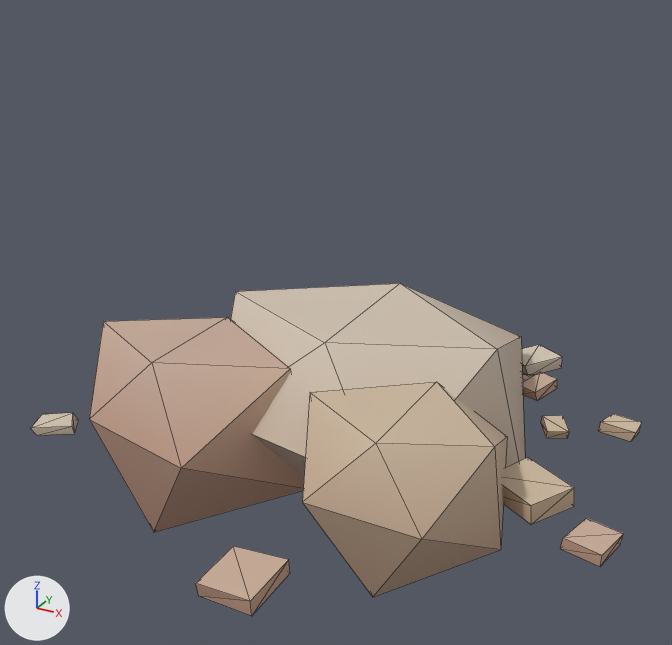
Renders of the glTF model assets/models/props/sandstone_outcrop_a.glb from each side of a commit.
One viewpoint serves both versions: a 50 mm lens placed at (1.38, -2.49, 1.63), pointed at (0.04, -0.05, 0.41). The lights are fixed; the arrows at lower left show +X, +Y and +Z. The older version comes first. Mesh edges are drawn as thin lines. Vertices at exactly the same position are counted once.

The first picture shows 'sandstone_outcrop_a'.
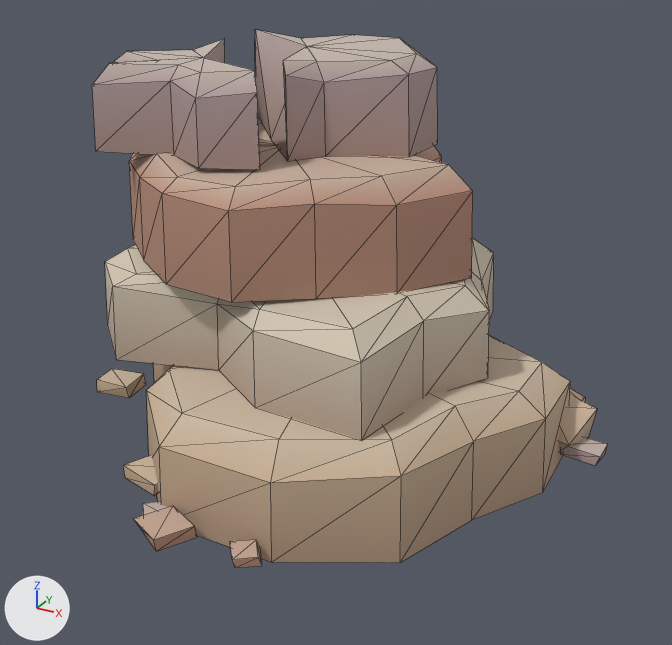
Pixel boxes [x1, y1, x2, y2] of what changed, in the pictures (672 x 645 px; the box of a moved part takes in the faces that stretch with it):
'sandstone_outcrop_a', reshaped (16% narrower, 61% taller): before [31, 283, 642, 616]; after [92, 30, 608, 568]
part 1 of me_sandstone_outcrop_a, moved or reshaped: before [196, 546, 290, 616]; after [97, 369, 146, 398]
part 2 of me_sandstone_outcrop_a, moved or reshaped: before [599, 414, 642, 441]; after [561, 437, 608, 465]
part 3 of me_sandstone_outcrop_a, moved or reshaped (not visible before): after [123, 455, 158, 496]
part 4 of me_sandstone_outcrop_a, moved or reshaped: before [560, 518, 623, 566]; after [230, 539, 262, 568]
part 5 of me_sandstone_outcrop_a, moved or reshaped (not visible before): after [143, 502, 168, 515]
part 6 of me_sandstone_outcrop_a, rebuilt (44% wider, 17% taller): before [231, 283, 525, 478]; after [146, 335, 570, 563]
part 7 of me_sandstone_outcrop_a, added: after [105, 238, 494, 441]
part 8 of me_sandstone_outcrop_a, added (brown): after [129, 124, 473, 302]
part 9 of me_sandstone_outcrop_a, added: after [255, 30, 438, 161]
part 10 of me_sandstone_outcrop_a, added: after [92, 39, 260, 170]
part 11 of me_sandstone_outcrop_a, deleted (beige): before [31, 345, 574, 597]
part 12 of me_sandstone_outcrop_a, built on: before [89, 317, 304, 532]; after [133, 506, 197, 551]
part 13 of me_sandstone_outcrop_a, added (beige): after [558, 388, 597, 452]

What changed in the scene script:
```text
Change me_sandstone_outcrop_a:
    used by ob_sandstone_outcrop_a; location = (0.0, 0.0, 0.0)
    remove me_sandstone_outcrop_a.from_pydata(...)  # 136 vertices, 190 faces; spans x -0.9..1.05, y -0.97..0.95, z -0.29..0.39
    add me_sandstone_outcrop_a.from_pydata(...)  # 261 vertices, 398 faces; spans x -0.93..0.89, y -0.86..0.82, z -0.07..1.25
    me_sandstone_outcrop_a part 1: the loose piece of 8 vertices spanning x 0.13..0.29, y -0.97..-0.76, z 0.0..0.05 is scaled about its middle by (0.839, 0.61, 1.01), then moved by (-1.03, 0.71, 0.0)
    me_sandstone_outcrop_a part 2: the loose piece of 8 vertices spanning x 0.83..0.96, y 0.38..0.47, z 0.0..0.04 is moved by (-0.07, -0.2, 0.0)
    me_sandstone_outcrop_a part 3: the loose piece of 8 vertices spanning x -0.63..-0.46, y 0.42..0.6, z 0.0..0.04 is turned 50.8 degrees about the z axis through its middle and scaled by 1.05, then moved by (0.23, -1.09, 0.0)
    me_sandstone_outcrop_a part 4: the loose piece of 8 vertices spanning x 0.9..1.05, y -0.33..-0.18, z 0.0..0.04 is turned -130.6 degrees about the z axis through its middle and scaled by 0.627, then moved by (-0.82, -0.51, -0.01)
    me_sandstone_outcrop_a part 5: the loose piece of 8 vertices spanning x -0.19..-0.05, y 0.8..0.95, z 0.0..0.03 is turned 79.1 degrees about the z axis through its middle and scaled by 0.902, then moved by (-0.06, -1.6, 0.0)
    me_sandstone_outcrop_a part 6: the loose piece of 12 vertices spanning x -0.47..0.68, y -0.47..0.73, z -0.27..0.39 is rebuilt with 43 vertices and now spans x -0.79..0.76, y -0.7..0.61, z -0.04..0.31
    me_sandstone_outcrop_a part 7: a new loose piece of 43 vertices spanning x -0.81..0.54, y -0.5..0.67, z 0.3..0.61, in mat_propvertex
    me_sandstone_outcrop_a part 8: a new loose piece of 43 vertices spanning x -0.86..0.45, y -0.44..0.68, z 0.6..0.95, in mat_propvertex
    me_sandstone_outcrop_a part 9: a new loose piece of 26 vertices spanning x -0.6..0.21, y -0.1..0.56, z 0.94..1.25, in mat_propvertex
    me_sandstone_outcrop_a part 10: a new loose piece of 26 vertices spanning x -0.93..-0.12, y -0.3..0.46, z 0.94..1.22, in mat_propvertex
    me_sandstone_outcrop_a part 11: 8 loose pieces with 72 vertices, spanning x -0.9..0.88, y -0.6..0.89, z -0.21..0.31, are deleted
    me_sandstone_outcrop_a part 12
    12 vertices are removed from x -0.83..0.03, y -0.63..0.14, z -0.29..0.32
    20 faces are deleted
    8 vertices are added at x -0.2..-0.02, y -0.86..-0.69, z 0.0..0.04
    10 new faces join them
    me_sandstone_outcrop_a part 13
    32 vertices are added at x 0.09..0.83, y 0.16..0.82, z -0.07..0.14
    50 new faces join them
```
